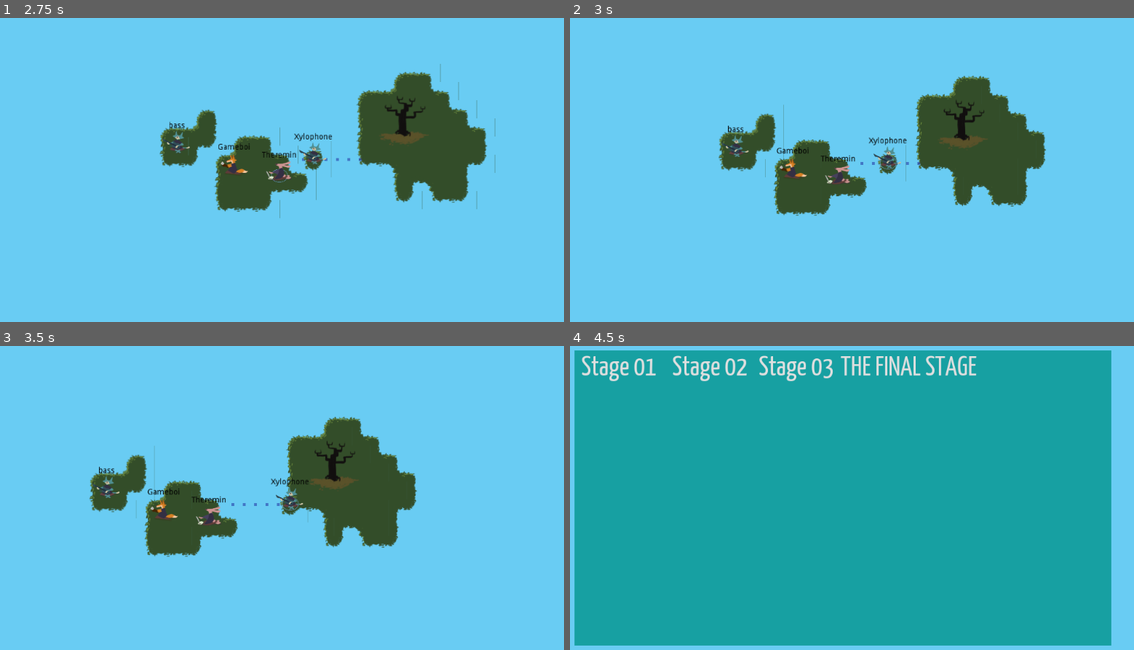
Above: before the commit, frames 1-4 (two rows, left to right).
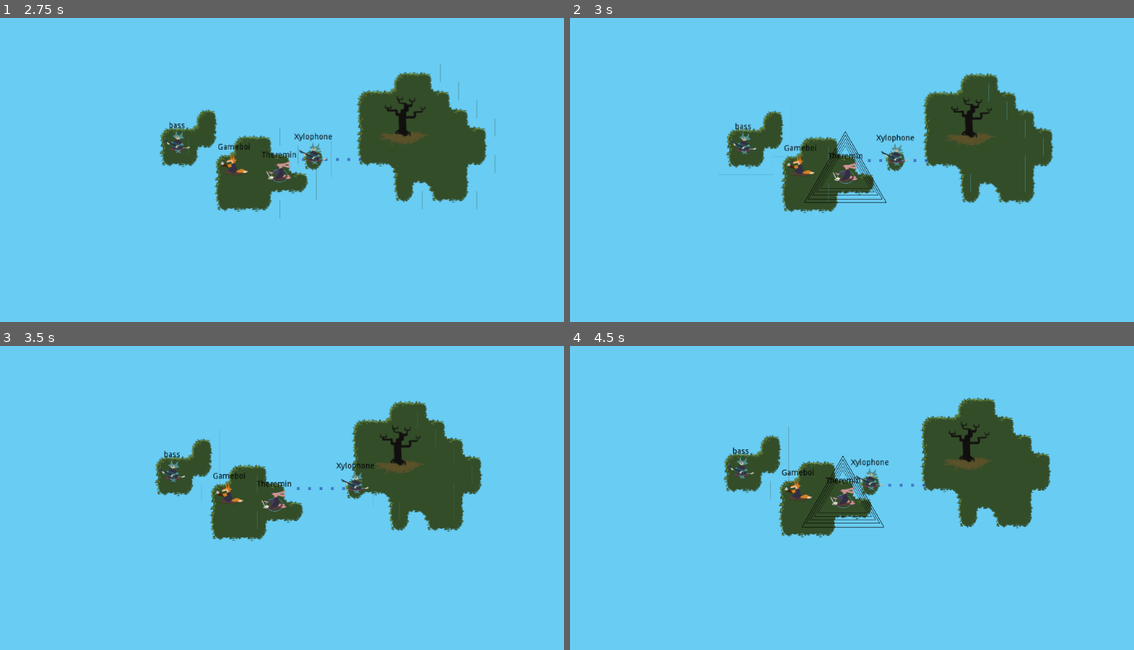
Above: after the commit, the same moments.

Repository: uspgamedev/skyjammers
Game: Godot game, scene res://menus/stage-selector/main.tscn
The game is run twice, just before and just after one commit, with the same random seed, the same clock (stepped at 60 frames per second) and the same inputs. Sound files missing from this copy of the repository are replaced by a short silence.
Inputs:
- Up to frame 1 (2.75 s): click "Stage 01" at 0.5 s; tap Enter (ui_accept) at 1.25, 1.52, 2.27 s; hold Space (action_play) 1.28-2.03 s; tap Space (action_play) at 2.1 s
- Up to frame 2 (3 s): hold Space (action_play) from 2.78 s (still down)
- Up to frame 3 (3.5 s): keep holding Space (action_play)
- Up to frame 4 (4.5 s): release Space (action_play) at 3.53 s; tap Space (action_play) at 3.6 s; tap Enter (ui_accept) at 3.77 s; hold Space (action_play) from 4.28 s (still down)

Frame 1 is identical in both runs. In frame 2, 5.9% of the frame differs, in the area x 26-86%, y 17-66%; in frame 3, 17%; in frame 4, 92%, in the area x 0-96%, y 1-99%.

Commit message:
Add triangle wave to theremin

Diff:
--- a/game/Instruments/Theremin/Theremin.tscn
+++ b/game/Instruments/Theremin/Theremin.tscn
@@ -1,16 +1,28 @@
-[gd_scene load_steps=6 format=2]
+[gd_scene load_steps=8 format=2]
 
 [ext_resource path="res://Instruments/Instrument.tscn" type="PackedScene" id=1]
 [ext_resource path="res://assets/img/bunny-teremin.png" type="Texture" id=2]
-[ext_resource path="res://assets/sound/theremin_riff.wav" type="AudioStream" id=3]
-[ext_resource path="res://assets/sound/theremin_riff2.wav" type="AudioStream" id=4]
-[ext_resource path="res://assets/sound/theremin_sfx.wav" type="AudioStream" id=5]
+[ext_resource path="res://Instruments/Xylophone/ThereminWaveShape.gd" type="Script" id=3]
+[ext_resource path="res://assets/sound/theremin_riff.wav" type="AudioStream" id=4]
+[ext_resource path="res://assets/sound/theremin_riff2.wav" type="AudioStream" id=5]
+[ext_resource path="res://assets/sound/theremin_sfx.wav" type="AudioStream" id=6]
 
-[node name="Theremin" instance=ExtResource( 1 )]
+[sub_resource type="ConvexPolygonShape2D" id=1]
+
+custom_solver_bias = 0.0
+points = PoolVector2Array( 0, -8.5, 8.66, 6.5, -8.66, 6.5 )
+
+[node name="Theremin" index="0" instance=ExtResource( 1 )]
 
 [node name="Sprite" parent="." index="1"]
 
 texture = ExtResource( 2 )
+
+[node name="SoundWaveShape" parent="." index="3"]
+
+shape = SubResource( 1 )
+script = ExtResource( 3 )
+_sections_unfolded = [ "Transform" ]
 
 [node name="Label" type="Label" parent="." index="4"]
 
--- /dev/null
+++ b/game/Instruments/Xylophone/ThereminWaveShape.gd
@@ -0,0 +1,27 @@
+extends CollisionShape2D
+
+var is_active = false
+var fix_size = -1
+
+func _ready():
+	pass
+
+func _process(delta):
+	if is_active:
+		update()
+
+func draw_triangle(size, x, y, alpha):
+	var p1 = Vector2(x, y-size*sqrt(3)/4)
+	var p2 = Vector2(x-size/2, y+size*sqrt(3)/4)
+	var p3 = Vector2(x+size/2, y+size*sqrt(3)/4)
+	draw_line(p1, p2, Color(0,0,0,alpha), 1)
+	draw_line(p2, p3, Color(0,0,0,alpha), 1)
+	draw_line(p3, p1,  Color(0,0,0,alpha), 1)
+
+func _draw():
+	var size = 30/sqrt(3)
+	draw_triangle(size, 0, fix_size, .9)
+	draw_triangle(size*.9, 0, fix_size, .8)
+	draw_triangle(size*.8, 0, fix_size, .7)
+	draw_triangle(size*.7, 0, fix_size, .6)
+	draw_triangle(size*.6, 0, fix_size, .5)
--- a/game/test/xylo_test.tscn
+++ b/game/test/xylo_test.tscn
@@ -1,14 +1,13 @@
 [gd_scene load_steps=3 format=2]
 
 [ext_resource path="res://stages/base.tscn" type="PackedScene" id=1]
-[ext_resource path="res://Instruments/Xylophone/Xylophone.tscn" type="PackedScene" id=2]
+[ext_resource path="res://Instruments/Theremin/Theremin.tscn" type="PackedScene" id=2]
 
-[node name="Stage" instance=ExtResource( 1 )]
+[node name="Stage" index="0" instance=ExtResource( 1 )]
 
-initial_bard_path = NodePath("Instruments/Xylophone")
-riff_set = 0
+initial_bard_path = NodePath("Instruments/Theremin")
 
-[node name="Xylophone" parent="Instruments" index="0" instance=ExtResource( 2 )]
+[node name="Theremin" parent="Instruments" index="0" instance=ExtResource( 2 )]
 
 growth = 30.0
 duration = 3.0
Not shown: 1 places in game/Instruments/Theremin/Theremin.tscn that only renumber resources
